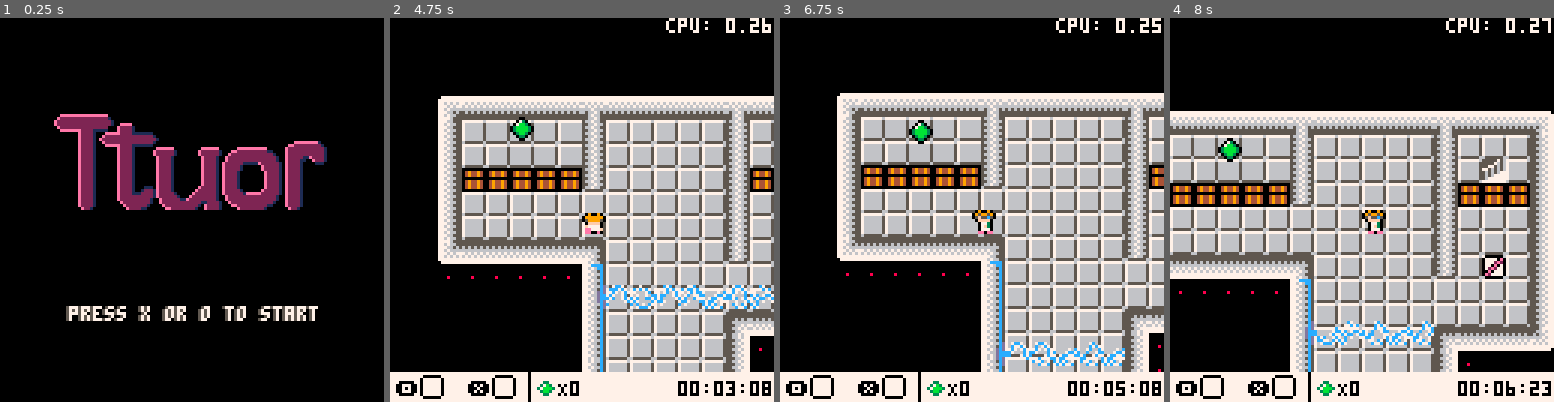
Above: before the commit, frames 1-4 (left to right).
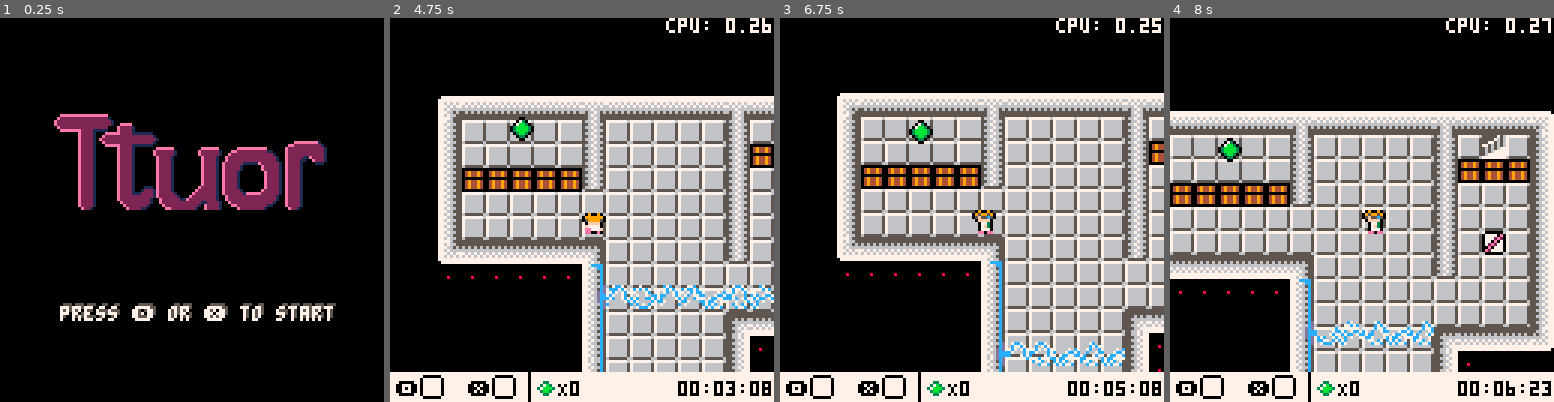
Above: after the commit, the same moments.

Repository: kitasuna/pico8-ttuor
Game: PICO-8 cartridge main.p8
Two runs of this game, one before a commit and one after it. Both use one fixed random seed, a clock stepped at 60 frames per second and the inputs below.
Inputs:
- Up to frame 1 (0.25 s): no input
- Up to frame 2 (4.75 s): tap X (X key) at 0.33, 1.07, 1.85, 2.97, 4.08 s; tap O (Z key) at 0.7, 1.7, 2.1, 2.5, 2.9, 3.3, 3.7, 4.1, 4.5 s; hold Right 1.6-2.1 s; hold Up 2.15-2.42 s; hold Right 2.47-3.03 s; hold Left 3.08-3.58 s; hold Down 3.63-3.97 s; hold Right 4.02-4.68 s; hold Up from 4.73 s (still down)
- Up to frame 3 (6.75 s): tap O (Z key) every 0.4 s from 4.9 to 6.5 s; release Up at 5.03 s; hold Left 5.08-5.68 s; tap X (X key) at 5.2, 6.32 s; hold Down 5.73-6.03 s; hold Right 6.08-6.58 s; hold Right from 6.63 s (still down)
- Up to frame 4 (8 s): tap O (Z key) at 6.9, 7.3, 7.7 s; release Right at 7.13 s; hold Up 7.18-7.45 s; tap X (X key) at 7.43 s; hold Right from 7.5 s (still down)

The runs differ from the first frame. In frame 1, 2.1% of the frame differs, in the area x 15-88%, y 74-79%; in frame 2, 0.8%; in frame 3, 0.5%; in frame 4, 3.4%, in the area x 75-94%, y 30-68%.

Commit message:
Add boots message box Align drop shadow display

Diff:
--- a/level.lua
+++ b/level.lua
@@ -34,7 +34,7 @@
       ents = { -- x/y tile indexes, from the starting tile, at which to place the entity
       }
     },
-    -]]
+    --]]
     {
       label="01",
       start_tile_x = 0,
@@ -43,12 +43,12 @@
       player_pos_y = 4,
       map_tile_width = 17,
       map_tile_height = 13,
-      boxes = "0103:0203:0303:0403:0503:1303:1403:1503",
+      boxes = "0103:0203:0303:0403:0503:1302:1402:1502",
       beams = "",
       mbeams="0707/11",
       -- mbeams="",
       ents = {
-        {ENT_GLOVE, 112, 48},
+        {ENT_GLOVE, 112, 40},
         {ENT_ITEM, 24, 8, 1}
       }
     },
--- a/main.p8
+++ b/main.p8
@@ -28,13 +28,18 @@
 function __draw() end
 function __update() end
 
+-- track these so we don't cause unintended actions
+-- when exiting from message boxes
+delay_btn_o = false
+delay_btn_x = false
+
 victory_frames = 0
 
 victory_draw = function()
   cls()
   camera()
   palt(15, true)
-  print("victory", 50, 49, CLR_DGN)
+  print("victory", 52, 48, CLR_DGN)
   print("victory", 51, 49, CLR_GRN)
   -- gems_draw(37,72)
   if victory_frames > 135 then
@@ -43,16 +48,15 @@
 
   if victory_frames > 180 then
     spr(29, 48, 64)
-    print("X "..player.gems_count.."/"..#player_items - 1, 61, 66, CLR_WHT)
+    dshad("X "..player.gems_count.."/"..#player_items - 1, 61, 66)
   end
 
   if victory_frames > 225 then
     spr(32, 48, 72)
-    print("X "..player.sec_gems_count.."/1", 61, 74, CLR_WHT)
-  end
-
-  print("press x + o to restart", 23, 96, CLR_DGY)
-  print("press x + o to restart", 24, 96, CLR_WHT)
+    dshad("X "..player.sec_gems_count.."/1", 61, 74)
+    dshad("press "..O_CHAR.." or "..X_CHAR.." to restart", 18, 96, CLR_WHT)
+  end
+
   pal()
 end
 
@@ -66,7 +70,7 @@
     -- play sfx
     sfx(12)
   end
-  if (btn(BTN_X) and btnp(BTN_O)) or (btn(BTN_O) and btnp(BTN_X)) then
+  if victory_frames > 225 and (btn(BTN_O) or btn(BTN_X)) then
     _init()
     victory_frames = 0
   end
@@ -77,7 +81,12 @@
 end
 
 function timer_draw(x, y, color)
-  print(lz(timer_minutes)..":"..lz(timer_seconds)..":"..lz(frame_counter), x, y, color)
+  local str = lz(timer_minutes)..":"..lz(timer_seconds)..":"..lz(frame_counter)
+  if color == CLR_BLK then
+    print(str, x, y, color)
+  else
+    dshad(str,x,y)
+  end
 end
 function game_draw()
   cls()
@@ -153,12 +162,16 @@
       input_mask = input_mask | (1 << BTN_R)
     end
 
-    if btn(BTN_O) then
+    if btn(BTN_O) and not delay_btn_o then
       input_mask = input_mask | (1 << BTN_O)
-    end
-
-    if btnp(BTN_X) then
+    elseif delay_btn_o and not btn(BTN_O) then
+      delay_btn_o = false
+    end
+
+    if btnp(BTN_X) and not delay_btn_x then
       input_mask = input_mask | (1 << BTN_X)
+    elseif delay_btn_x and not btn(BTN_X) then
+      delay_btn_x = false
     end
 
     player.update(ent_man, level)
@@ -244,10 +257,12 @@
   msg_box_fc += 1
   inventory_update()
   qm.proc()
-  if msg_box_fc > 30 and (btn(BTN_X) or btn(BTN_O)) then
+  if msg_box_fc > 60 and (btn(BTN_X) or btn(BTN_O)) then
     __update = game_update
     __draw = game_draw
     msg_box_fc = 0
+    delay_btn_o = true
+    delay_btn_x = true
   end
 end
 
@@ -258,8 +273,7 @@
     rectfill(8,32,mid(8,msg_box_fc*6,120),mid(32,msg_box_fc*5,88),CLR_PRP)
     if msg_box_fc > 20 then
       local new_str = sub(str, 1, mid(1, msg_box_fc * 2, #str))
-      print(new_str, 9, 36, CLR_DGY)
-      print(new_str, 10, 37, CLR_WHT)
+      dshad(new_str, 10, 37, CLR_WHT)
     end
   end
 end
@@ -267,6 +281,11 @@
 function _gm_handle_player_glove_collision()
   __update = msg_box_update
   __draw = msg_box_draw("you got: a cool glove!\n\npress and hold "..O_CHAR.."\nto pull boxes towards you!\n\nthen use "..U_CHAR..D_CHAR..R_CHAR..L_CHAR.."\nto reposition the box")
+end
+
+function _gm_handle_player_wh_collision()
+  __update = msg_box_update
+  __draw = msg_box_draw("you got: some cool boots!\n\npress "..X_CHAR.."\nto float across gaps!\n\npress "..X_CHAR.." again to land!\ntry steering your slide too")
 end
 
 function _init()
@@ -296,7 +315,7 @@
   qm.add_sub("player_rotation", ent_man.handle_player_rotation)
   qm.add_subs("player_item_collision", {player.handle_player_item_collision, ent_man.handle_player_item_collision})
   qm.add_subs("player_glove_collision", {player.handle_player_glove_collision, ent_man.handle_player_item_collision,_gm_handle_player_glove_collision})
-  qm.add_subs("player_wh_collision", {player.handle_player_wh_collision, ent_man.handle_player_item_collision})
+  qm.add_subs("player_wh_collision", {player.handle_player_wh_collision, ent_man.handle_player_item_collision, _gm_handle_player_wh_collision})
   qm.add_sub("level_init", player.handle_level_init)
   -- Load levels
   levels = get_levels()
@@ -423,6 +442,12 @@
     end
   end
 end
+
+function dshad(str, x, y)
+  print(str, x+1, y-1, CLR_DGY)
+  print(str, x, y, CLR_WHT)
+end
+
 __gfx__
 00000000b090090bbbbbbbbbbbbbbbbbb090090bbbbbbbbbbbbbbbbbb090090bbbbbbbbbbbbbbbbb00000000b090090bb090090bbb09090bb090090bb09090bb
 0000000009599590b090090bb090090b09599590b090090bb090090b09999990b090090bb090090b000000000959959009999990b0959590095995900959590b
@@ -557,8 +582,8 @@
 0000000000000000000000000000000000000000000000000000000000000000000000000000000000000000000000000000000000000000000000000000000000000000000000000000000000000000000000000000000000000000000000000000000000000000000000000000000000000000000000000000000000000000
 __map__
 4543434343434043434343434043434346454343434343434343434600454343434343434600000000606045434343000043434343434600000000454343434343460000000000000000000060606060606060606060606000000000000000000000000000000000000000000000000000000000000000000000000000000000
-4174717171774d74747474744d74747442417474767674747474334262507474747474744200000000606041337474606074747474744200000000417474747474426060606060434343460060606060606060606060606000000000000000000000000000000000000000000000000000000000000000000000000000000000
-4174747171774d74747474744d74327442417474767674744f74744262527474747474744260606000606041747474606074747474744200000000417474747474606060606060747474420060606060606060606043466000000000000000000000000000000000000000000000000000000000000000000000000000000000
+4174717171774d74747474744d74327442417474767674747474334262507474747474744200000000606041337474606074747474744200000000417474747474426060606060434343460060606060606060606060606000000000000000000000000000000000000000000000000000000000000000000000000000000000
+4174747171774d74747474744d74747442417474767674744f74744262527474747474744260606000606041747474606074747474744200000000417474747474606060606060747474420060606060606060606043466000000000000000000000000000000000000000000000000000000000000000000000000000000000
 4174747474704e74747474744d74747442417474767674744d74744262527474747474744260606060606041747474606074747474744200000000417474747474606060606060747474420060606060606060606074426000000000000000000000000000000000000000000000000000000000000000000000000000000000
 4174747474747474747474744d74747442417474747474744e74744262527474747474744260606060606041747474604574747474744200000000417474747432606060606041747474420060607477606060606032606000000000000000000000000000000000000000000000000000000000000000000000000000000000
 4174747474747474747474744d74747442417474747474747474744262527474747474744260606060606048444444604174747474744200000000417474744a44606060606041747474420060666760606060606060606000000000000000000000000000000000000000000000000000000000000000000000000000000000
--- a/title.lua
+++ b/title.lua
@@ -1,8 +1,7 @@
 function title_draw()
   cls()
   spr(196,16,32,12,4)
-  print("press x or o to start", 22, 96, CLR_DGY)
-  print("press x or o to start", 23, 96, CLR_WHT)
+  dshad("press "..O_CHAR.." or "..X_CHAR.." to start", 20, 96)
 end
 
 function title_fadeout_0()
